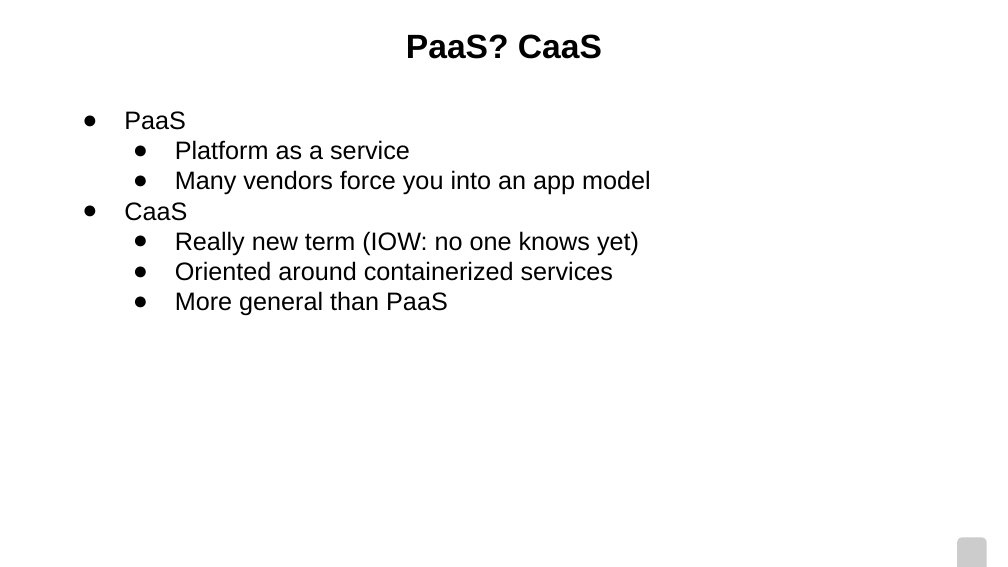
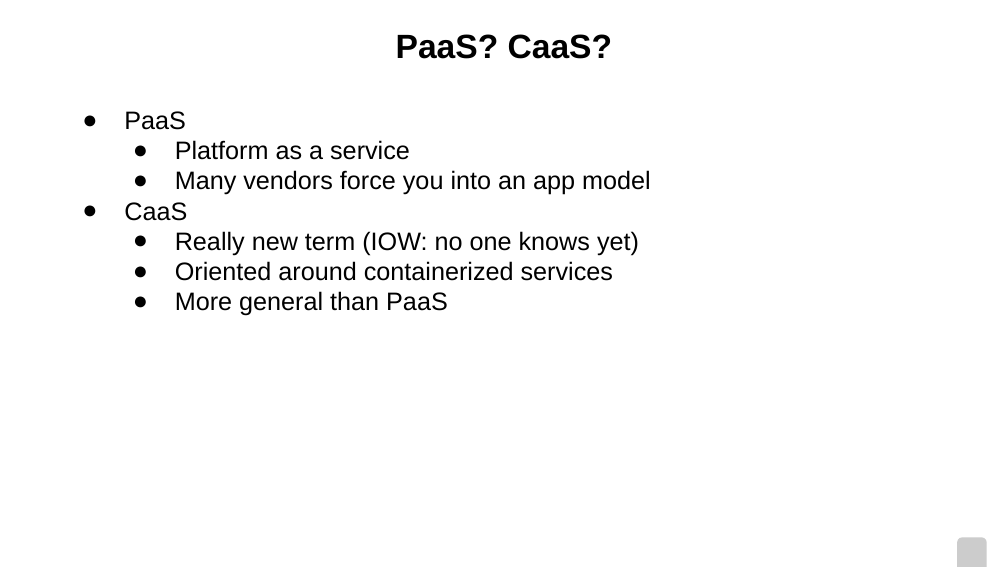
Before and after one commit to pmorie/presentations, a slide deck: slide 4 of CodeshowSE.odp. Drawn at 1008x567 pixels with LibreOffice and Linux fonts; fonts in the diff are those of the drawing; background and template pictures are left out. Boxes give left, top, right and bottom in pixels: in the first picture for what was removed or moved away, otherwise in the second. Text is boxed around its words. In the diff, an @@ line names an element or a change of style, - is before the commit and + after.

```diff
--- a/CodeshowSE.odp
+++ b/CodeshowSE.odp
@@ title at <box>396,34,613,59</box>: text changed @@
-PaaS? CaaS
+PaaS? CaaS?
```
Also in this commit, not shown: 2 other slides changed.
